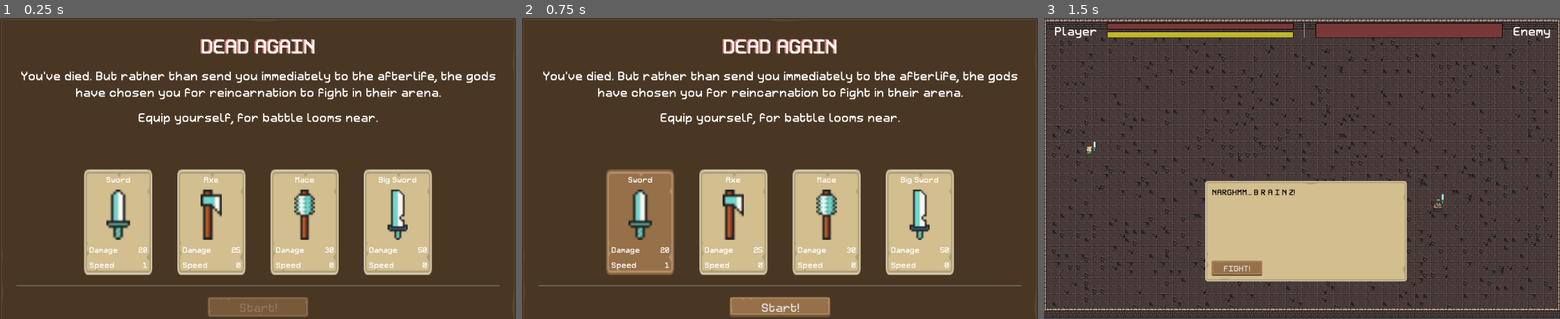
Above: before the commit, frames 1-3 (left to right).
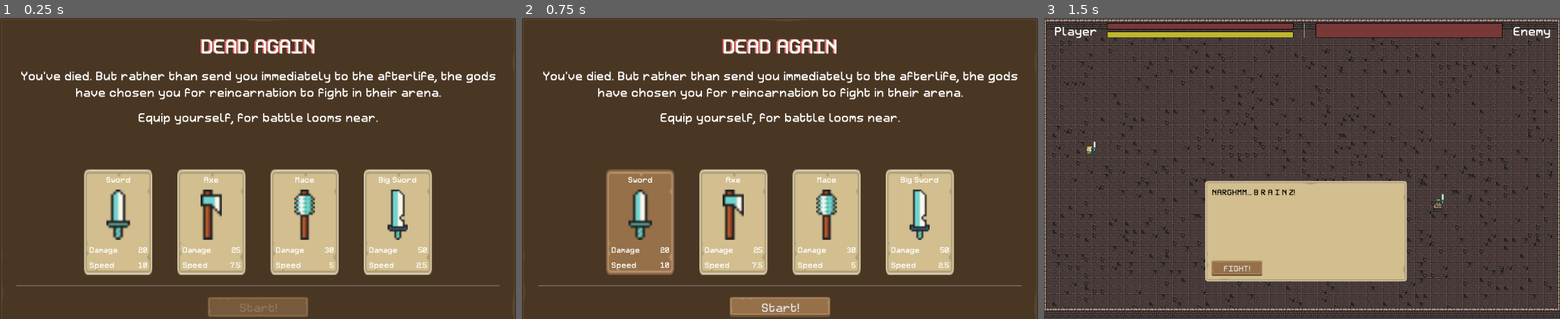
Above: after the commit, the same moments.

Repository: josephmbustamante/ludum-dare-45
Game: Godot game, scene res://Scenes/WeaponPickerScreen.tscn
Same seed, same stepped clock (60 frames per second), same inputs: the game is played once before the commit and once after it.
Inputs (mouse positions are in pixels of both pictures, inside the frame that each line leads up to):
- Up to frame 1 (0.25 s): no input
- Up to frame 2 (0.75 s): tap Enter at 0.5 s; move the mouse to (640, 222) at 0.52 s; hold Right (right) from 0.53 s (still down); click (640, 222) at 0.6 s
- Up to frame 3 (1.5 s): release Right (right) at 1.25 s; click "Start!" at 1.25 s

The runs differ from the first frame. In frame 1, less than 0.1% of the frame differs, in the area x 26-83%, y 81-84%; in frame 2, less than 0.1%; in frame 3, nothing differs.

Commit message:
Make speed actually show up on weapon select

Diff:
--- a/Scripts/WeaponPickerScreen.gd
+++ b/Scripts/WeaponPickerScreen.gd
@@ -26,7 +26,7 @@
 	# don't allow starting the game if we have no selected weapon
 	startButton.disabled = selected_weapon_id == null
 
-func create_weapon_select(weapon_id: int, sprite, name: String, damage: int, speed: int):
+func create_weapon_select(weapon_id: int, sprite, name: String, damage: int, speed: float):
 	# create a weapon select for each weapon and add it to the weapon select section
 	var select = weapon_select.instance()
 	$MarginContainer/Rows/WeaponColumns.add_child(select)
--- a/Scripts/WeaponSelect.gd
+++ b/Scripts/WeaponSelect.gd
@@ -10,12 +10,12 @@
 
 signal weapon_selected(weapon_id)
 
-func initialize(weapon_id: int, sprite, name: String, damage: int, speed: int):
+func initialize(weapon_id: int, sprite, name: String, damage: int, speed: float):
 	self.weapon_id = weapon_id
 	$MarginContainer/Rows/WeaponSprite.texture = sprite
 	$MarginContainer/Rows/WeaponName.text = name
 	$MarginContainer/Rows/DamageRow/DamageValue.text = str(damage)
-	$MarginContainer/Rows/SpeedRow/SpeedValue.text = str(speed)
+	$MarginContainer/Rows/SpeedRow/SpeedValue.text = str(speed * 10.0) # speed is a multipler -- less than 1 is slower, more than 1 is faster
 	set_background_color(default_background)
 
 func unselect():
